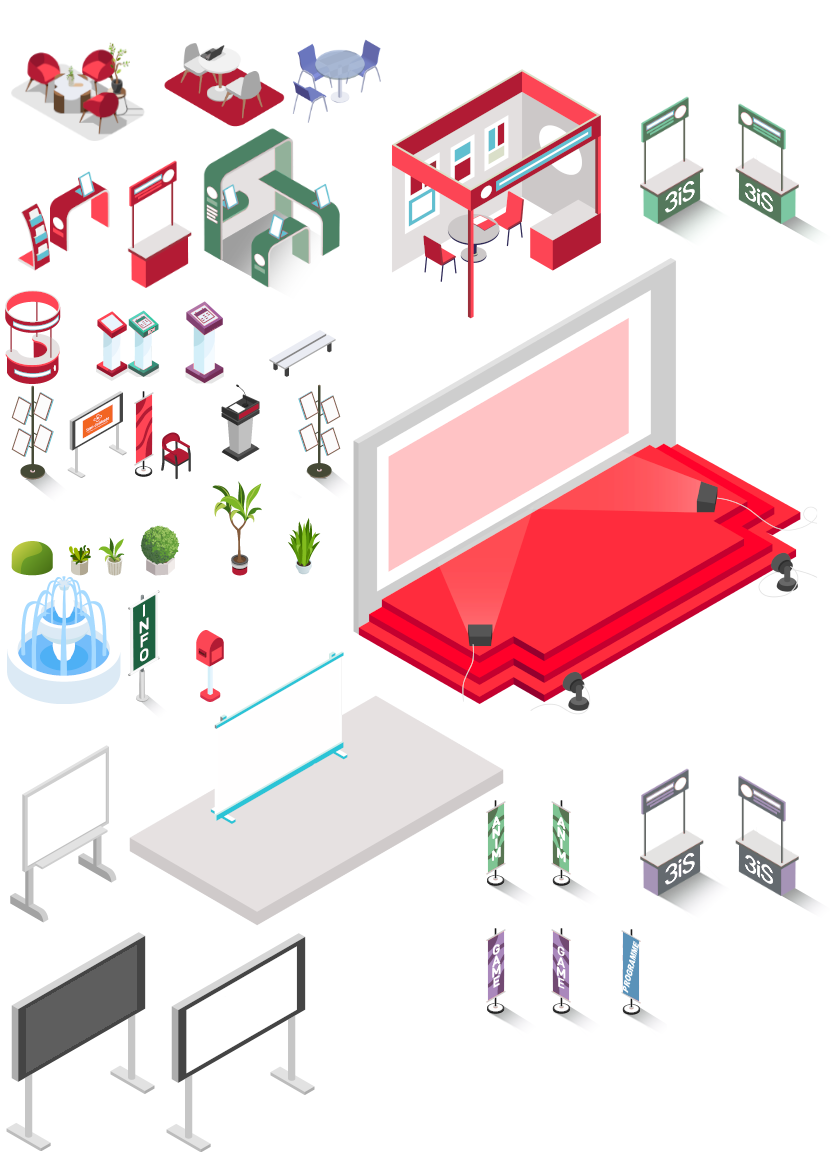
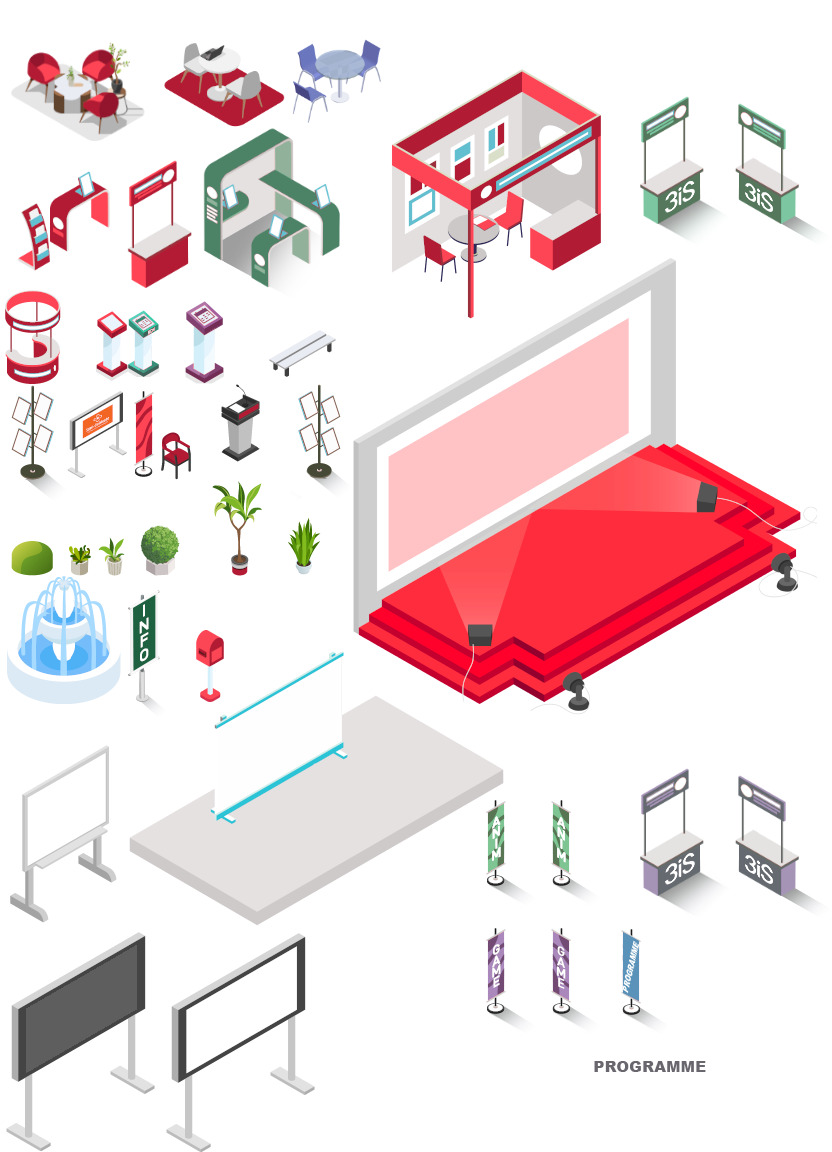
Comparing the layer stacks of the two (832, 1152) images. Changes:
painted on "PROGRAMME" over [594, 1061, 706, 1072]
